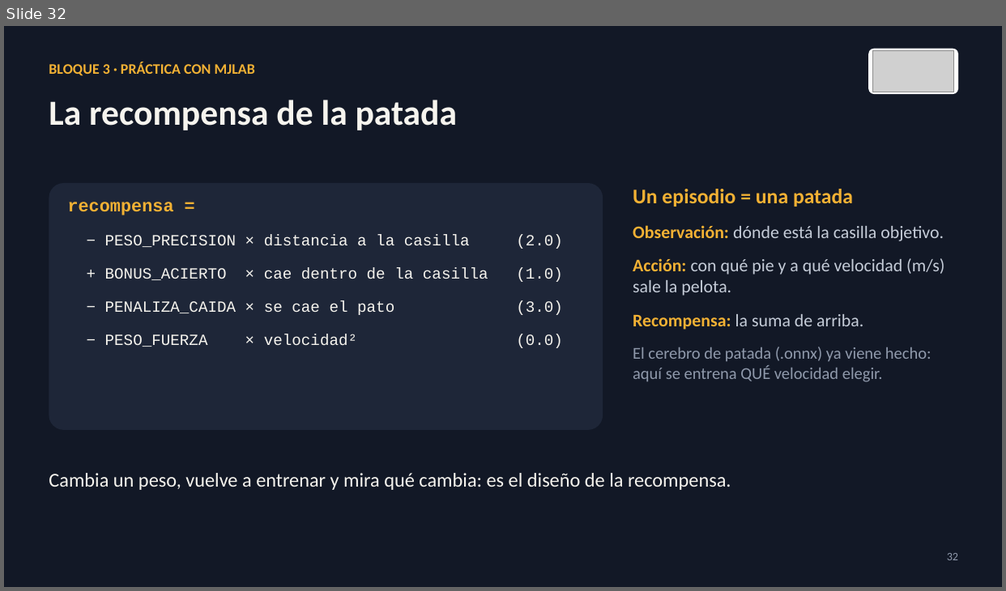
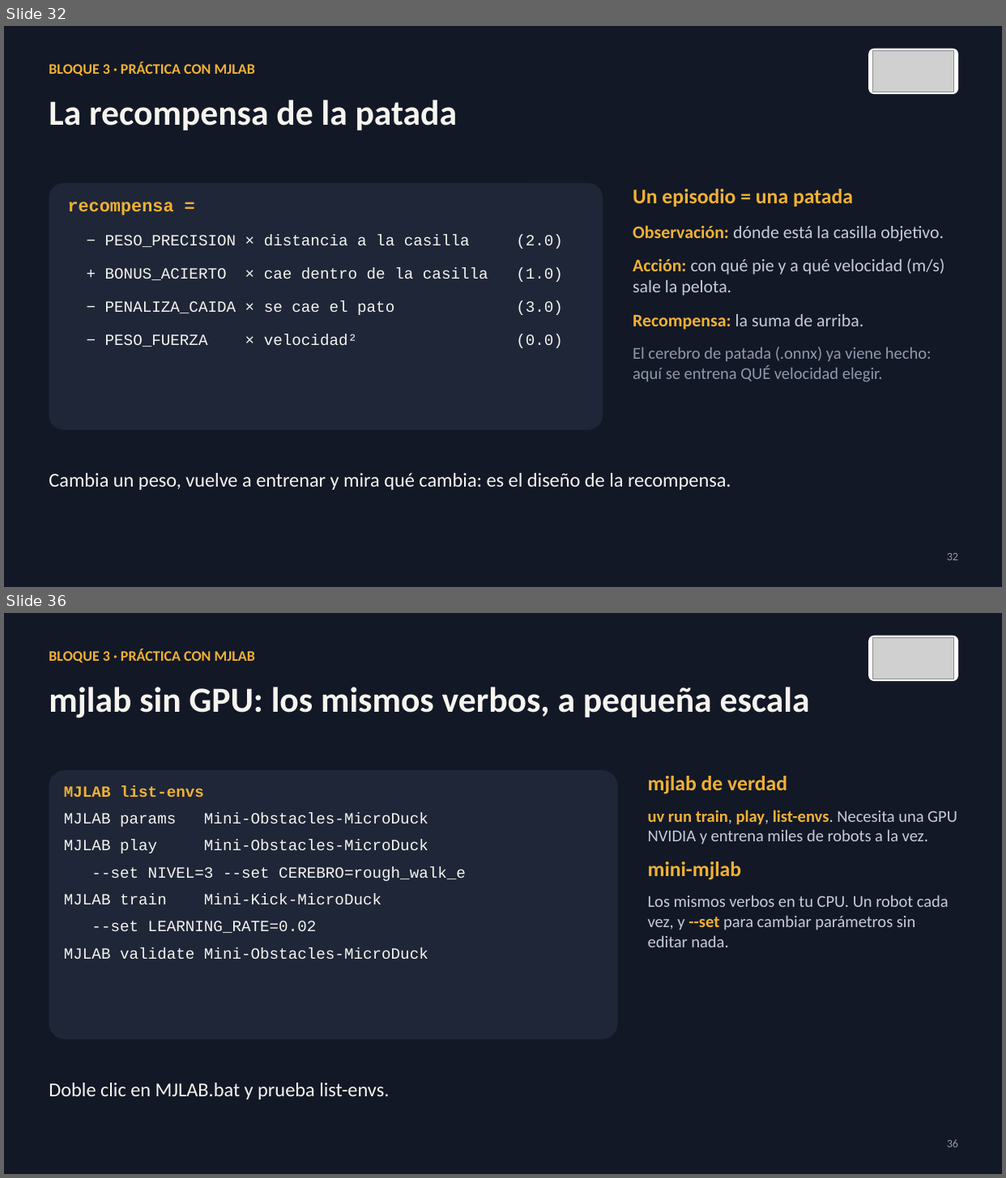
Before and after one commit to david2526IA/taller_microduck_windows, a slide deck: workshop-ia-fisica/presentaciones/Presentacion_03_taller_completo.pptx. Shown one above the other, each under a label of ours: slide 32 before the commit, slides 32 and 36 after it; the slides between them are not shown. The pictures are 1006x591 and 1006x1178 pixels, drawn with LibreOffice and Linux fonts; fonts in the diff are those of the drawing; grey boxes stand for pictures. Boxes give left, top, right and bottom in pixels: in the first picture for what was removed or moved away, otherwise in the second. Text is boxed around its words. In the diff, an @@ line names an element or a change of style, - is before the commit and + after.

```diff
--- a/workshop-ia-fisica/presentaciones/Presentacion_03_taller_completo.pptx
+++ b/workshop-ia-fisica/presentaciones/Presentacion_03_taller_completo.pptx
@@ slide 36 added at [4, 613, 1002, 1174], background #121826 @@
@@ rounded rectangle added at [868, 636, 958, 681], fill #FFFFFF @@
@@ text added at [49, 649, 255, 663], 14 pt, text #F2B134, bold @@
+BLOQUE 3 · PRÁCTICA CON MJLAB
@@ picture added at [873, 637, 954, 679] @@
@@ text added at [49, 687, 810, 718], 34 pt, text #F6F4EE, bold @@
+mjlab sin GPU: los mismos verbos, a pequeña escala
@@ rounded rectangle added at [49, 770, 618, 1040], fill #1E2638 @@
@@ text added at [648, 776, 957, 948], 16 pt, text #C5CCD8 @@
+mjlab de verdad
+uv run train, play, list-envs. Necesita una GPU NVIDIA y entrena miles de robots a la vez.
+mini-mjlab
+Los mismos verbos en tu CPU. Un robot cada vez, y --set para cambiar parámetros sin editar nada.
@@ text added at [64, 786, 466, 960], 15 pt, text #F6F4EE @@
+MJLAB list-envs
+MJLAB params Mini-Obstacles-MicroDuck
+MJLAB play Mini-Obstacles-MicroDuck
+--set NIVEL=3 --set CEREBRO=rough_walk_e
+MJLAB train Mini-Kick-MicroDuck
+--set LEARNING_RATE=0.02
+MJLAB validate Mini-Obstacles-MicroDuck
@@ text added at [49, 1083, 389, 1100], 19 pt, text #F6F4EE @@
+Doble clic en MJLAB.bat y prueba list-envs.
@@ text added at [947, 1139, 958, 1148], 11 pt, text #8F99AB @@
+36
```
Also in this commit, not shown: 11 slides changed, 1 other slide added, 2 slides removed, 16 other files.
